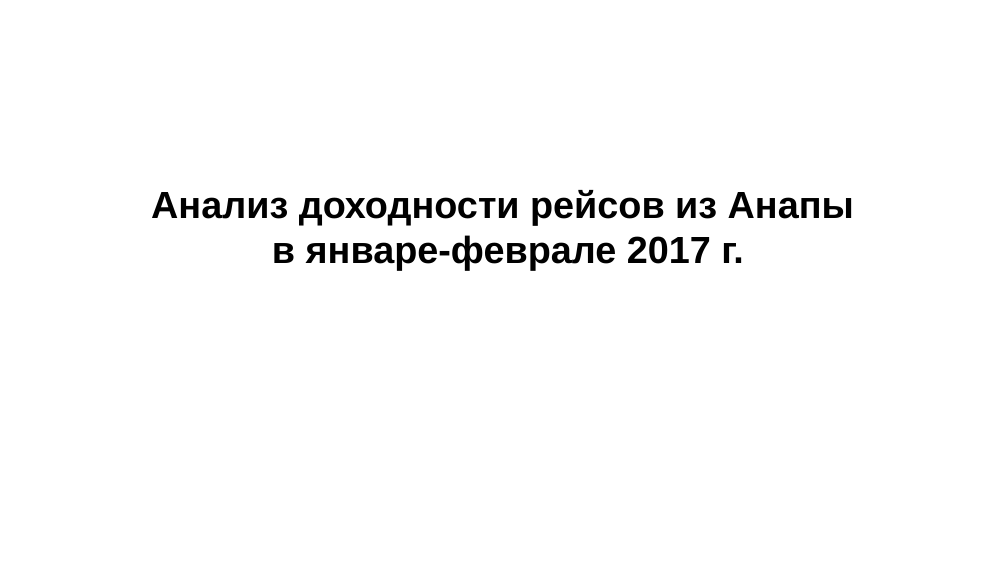
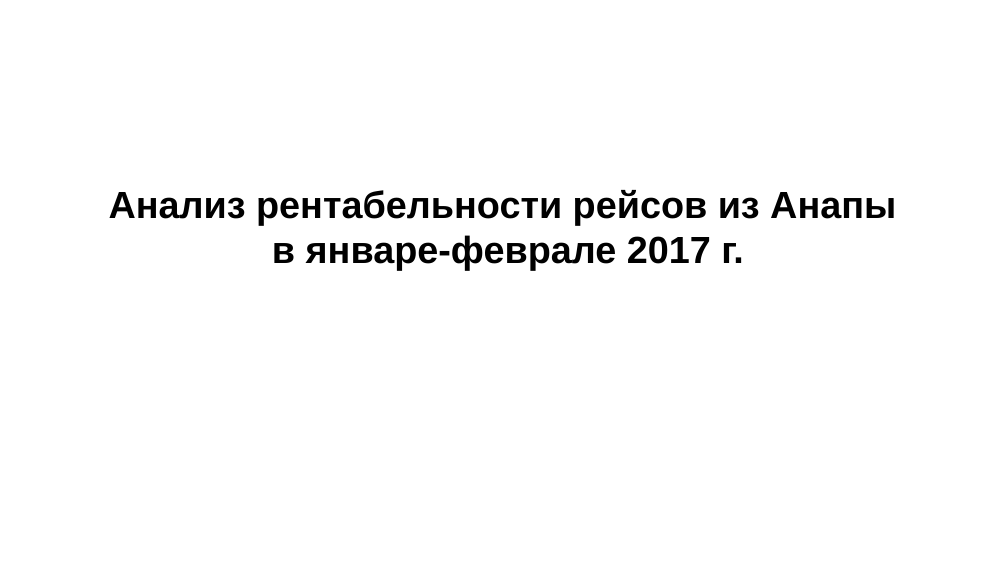
Before and after one commit to S3rgK/module_0_project_4_flightsDB, a slide deck: slide 1 of flights pres.pptx. Drawn at 1008x567 pixels with LibreOffice and Linux fonts; fonts in the diff are those of the drawing. Boxes give left, top, right and bottom in pixels: in the first picture for what was removed or moved away, otherwise in the second. Text is boxed around its words. In the diff, an @@ line names an element or a change of style, - is before the commit and + after.

```diff
--- a/flights pres.pptx
+++ b/flights pres.pptx
@@ title at <box>109,190,896,271</box>: text changed @@
-Анализ доходности рейсов из Анапы
-в январе-феврале 2017 г.
+Анализ рентабельности рейсов из Анапы
+в январе-феврале 2017 г.
```
Also in this commit, not shown: 2 other slides changed, 1 other file.
